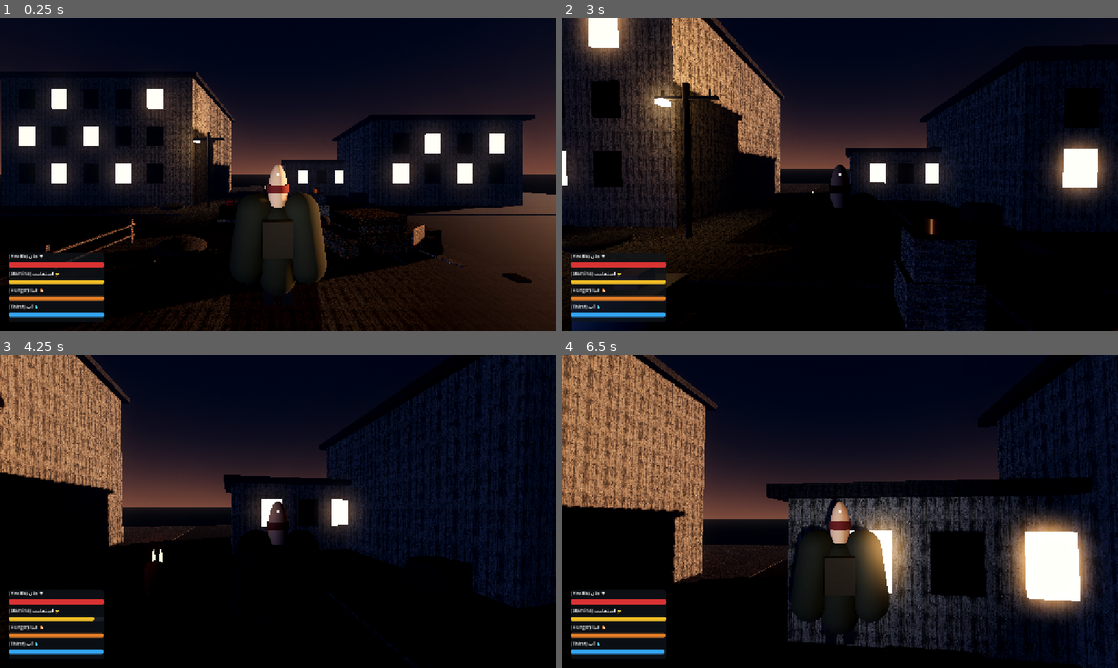
Above: before the commit, frames 1-4 (two rows, left to right).
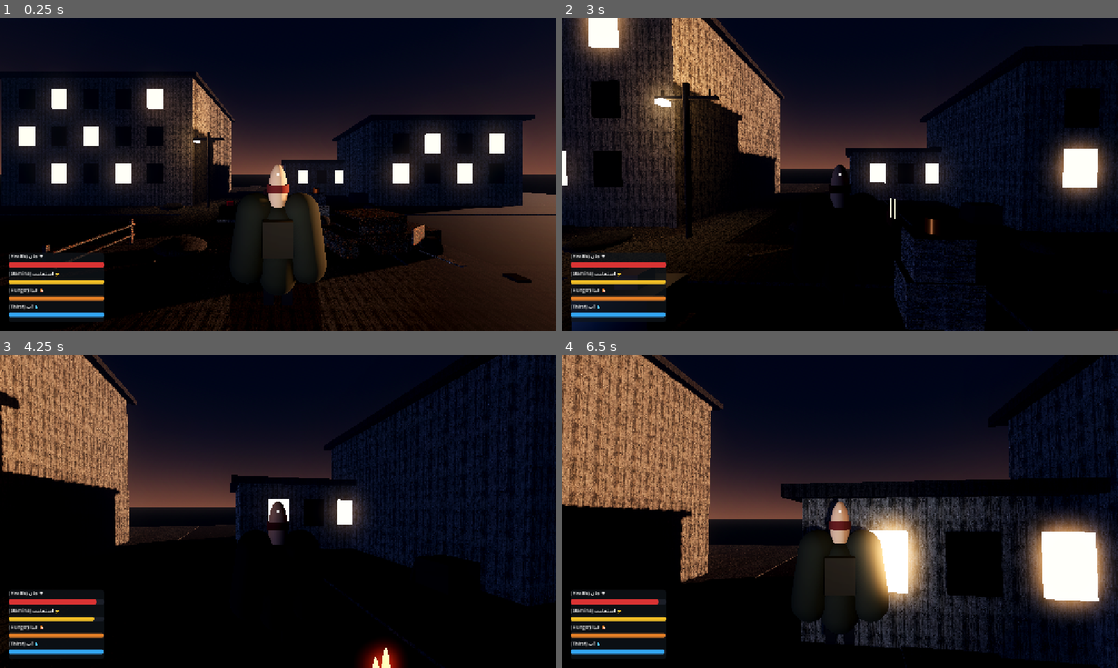
Above: after the commit, the same moments.

Repository: majidplay65-code/aftergrid-survival
Game: Godot game, scene res://levels/test_level.tscn
Same seed, same stepped clock (60 frames per second), same inputs: the game is played once before the commit and once after it.
Inputs (mouse positions are in pixels of both pictures, inside the frame that each line leads up to):
- Up to frame 1 (0.25 s): no input
- Up to frame 2 (3 s): tap Enter at 0.5 s; move the mouse to (867, 174) at 0.52 s; hold Shift (run) 0.53-1.28 s; hold W (move_forward) from 0.53 s (still down); tap Space (jump) at 0.77, 1.52 s; move the mouse to (812, 174) at 1.27 s; tap F (flashlight) at 1.35 s; tap Shift (run) at 1.55, 2.3, 2.85 s; move the mouse to (851, 168) at 2.02 s; hold E (interact) 2.03-2.78 s; move the mouse to (834, 180) at 2.77 s
- Up to frame 3 (4.25 s): keep holding W (move_forward); tap Space (jump) at 3.02, 3.77 s; move the mouse to (316, 514) at 3.52 s; hold Shift (run) from 3.53 s (still down)
- Up to frame 4 (6.5 s): move the mouse to (795, 508) at 4.27 s; release Shift (run) at 4.28 s; tap F (flashlight) at 4.35 s; tap Space (jump) at 4.52, 6.02 s; tap Shift (run) at 4.55, 5.3, 5.85 s; move the mouse to (845, 511) at 5.02 s; hold E (interact) 5.03-5.78 s; move the mouse to (817, 505) at 5.77 s; release W (move_forward) at 5.78 s; hold D (move_right) from 5.78 s (still down)

The runs differ from the first frame. In frame 1, less than 0.1% of the frame differs, in the area x 47-48%, y 53-55%; in frame 2, less than 0.1%; in frame 3, 10%; in frame 4, 22%, in the area x 0-100%, y 0-100%.
Error before the commit: Invalid call. Nonexistent function 'is_on_navigation_map' in base 'NavigationAgent3D'. (res://entities/enemy/enemy.gd:69)

Commit message:
fix(enemy): is_on_navigation_map() در Godot 4.7 وجود ندارد
جایگزین درست و موجود: agent.get_navigation_map().is_valid() (RID.is_valid).
این خط قبلاً هرگز اجرا نمی‌شد (PatrolState به‌خاطر آرایه‌ی خالی patrol_points
early-return می‌کرد)، پس خطای runtime آن پنهان بود.

Co-authored-by: arena-agent <297053741+arena-agent@users.noreply.github.com>

Diff:
--- a/entities/enemy/enemy.gd
+++ b/entities/enemy/enemy.gd
@@ -66,7 +66,12 @@
 
 ## حرکت روی مسیر NavigationAgent3D با سرعت داده‌شده (توسط State ها فراخوانی می‌شود).
 func move_along_agent(delta: float, speed: float) -> void:
-	if agent == null or not agent.is_on_navigation_map():
+	# نکته‌ی مهم (قانون ضد Hallucination در AGENTS.md):
+	# NavigationAgent3D در Godot 4.7 متدی به نام is_on_navigation_map ندارد؛ صدا زدنش
+	# خطای runtime می‌دهد. معادلِ درست و موجود: get_navigation_map() که RID می‌دهد و
+	# RID.is_valid(). این باگ قبلاً پنهان بود چون PatrolState به‌خاطر آرایه‌ی خالی
+	# patrol_points همیشه early-return می‌کرد و این خط اصلاً اجرا نمی‌شد.
+	if agent == null or not agent.get_navigation_map().is_valid():
 		_slow_down_and_slide(delta)
 		return
 
